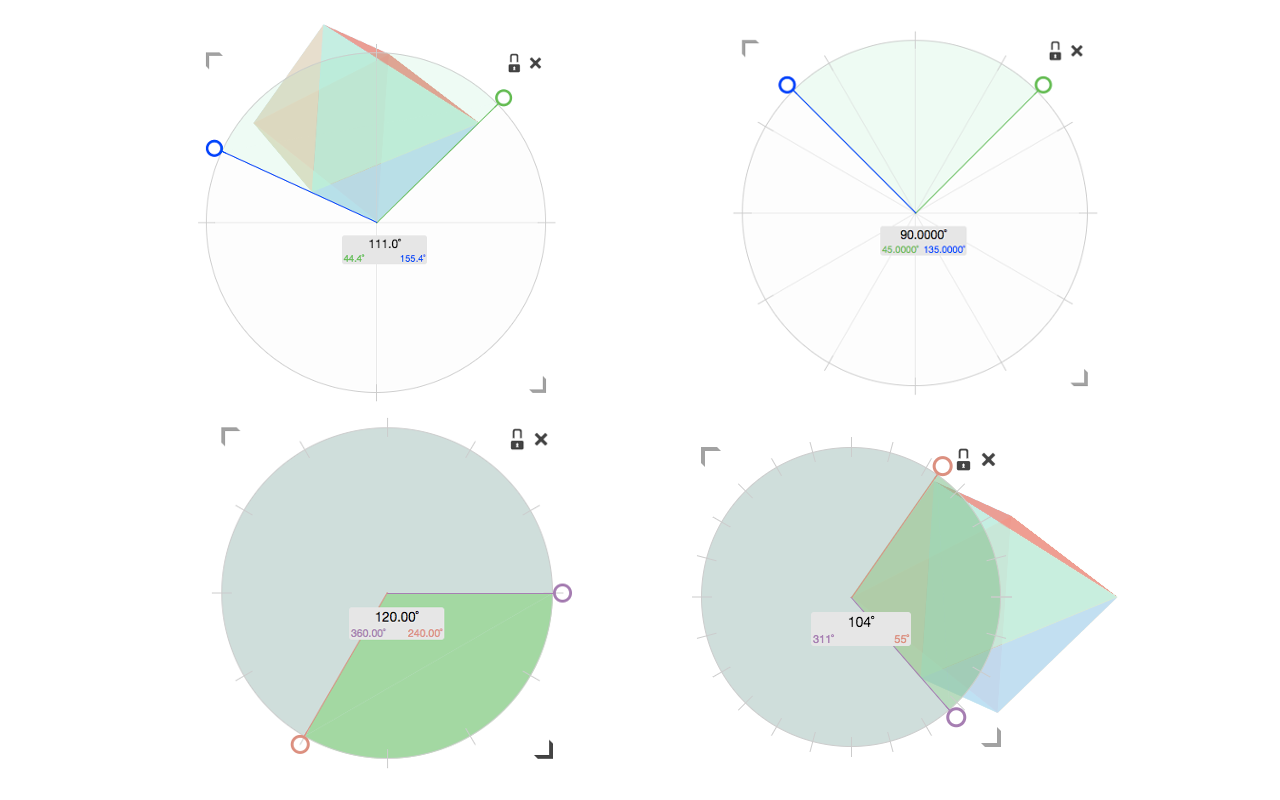
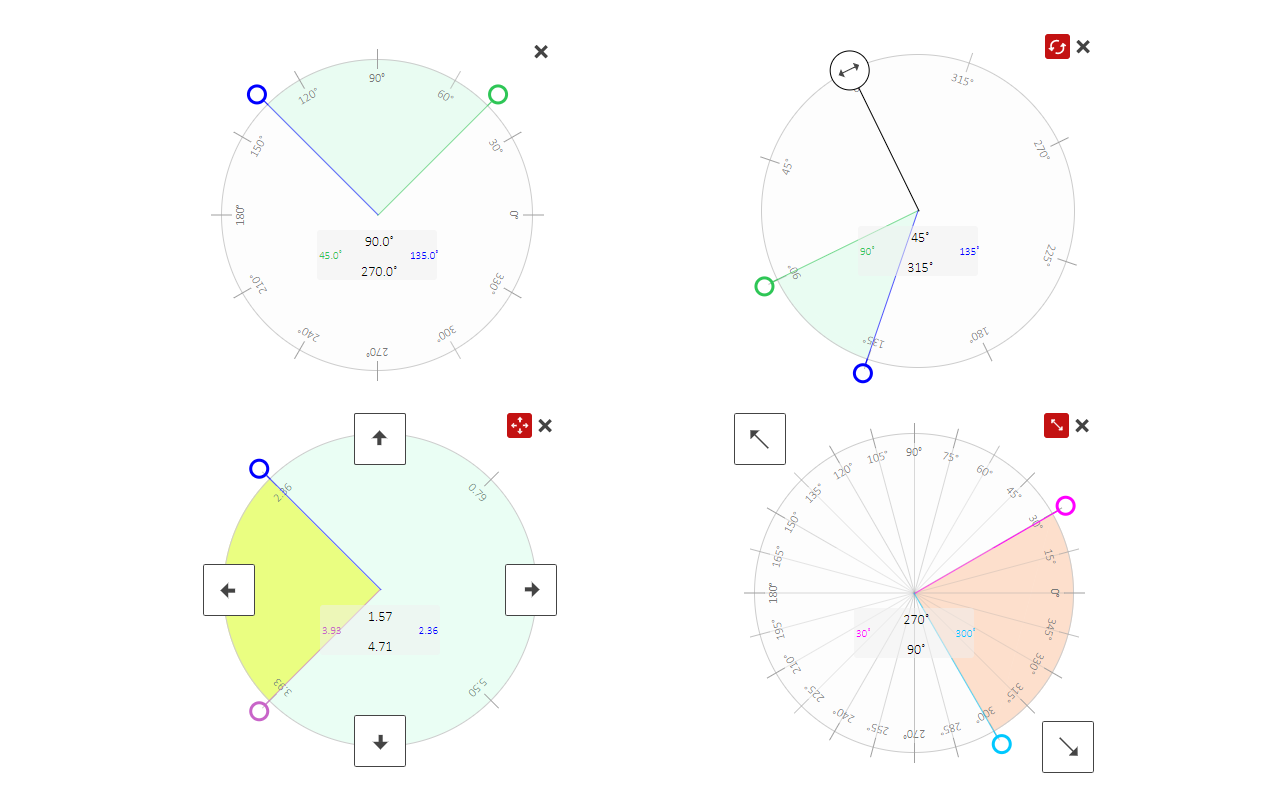
Revision of a layered 1280 x 800 image; what changed, layer by layer:
painted on "Pasted Layer #2" over [203,413,1118,772]
renamed "Layer" to "Pasted Layer #3", moved it above "Pasted Layer #1", painted on it over [198,24,1118,773]
painted on "Pasted Layer #1" over [208,28,1095,773]
moved "Pasted Layer" above "Background", painted on it over [198,27,1098,402]
renamed "Screen Shot 2017-02-25 at 6.54.58 AM.png" to "Background", painted on it over [198,24,1118,773]
